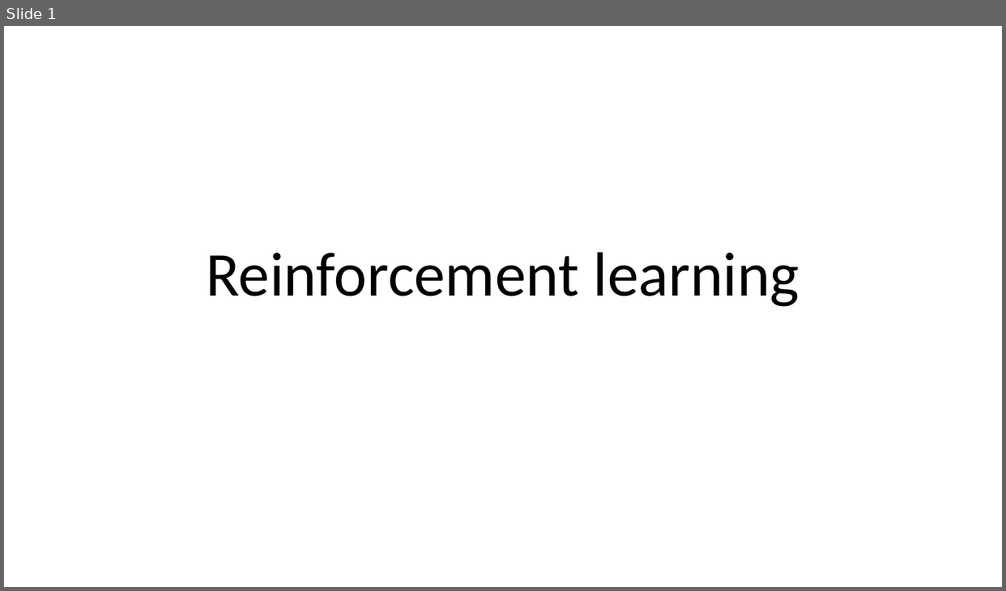
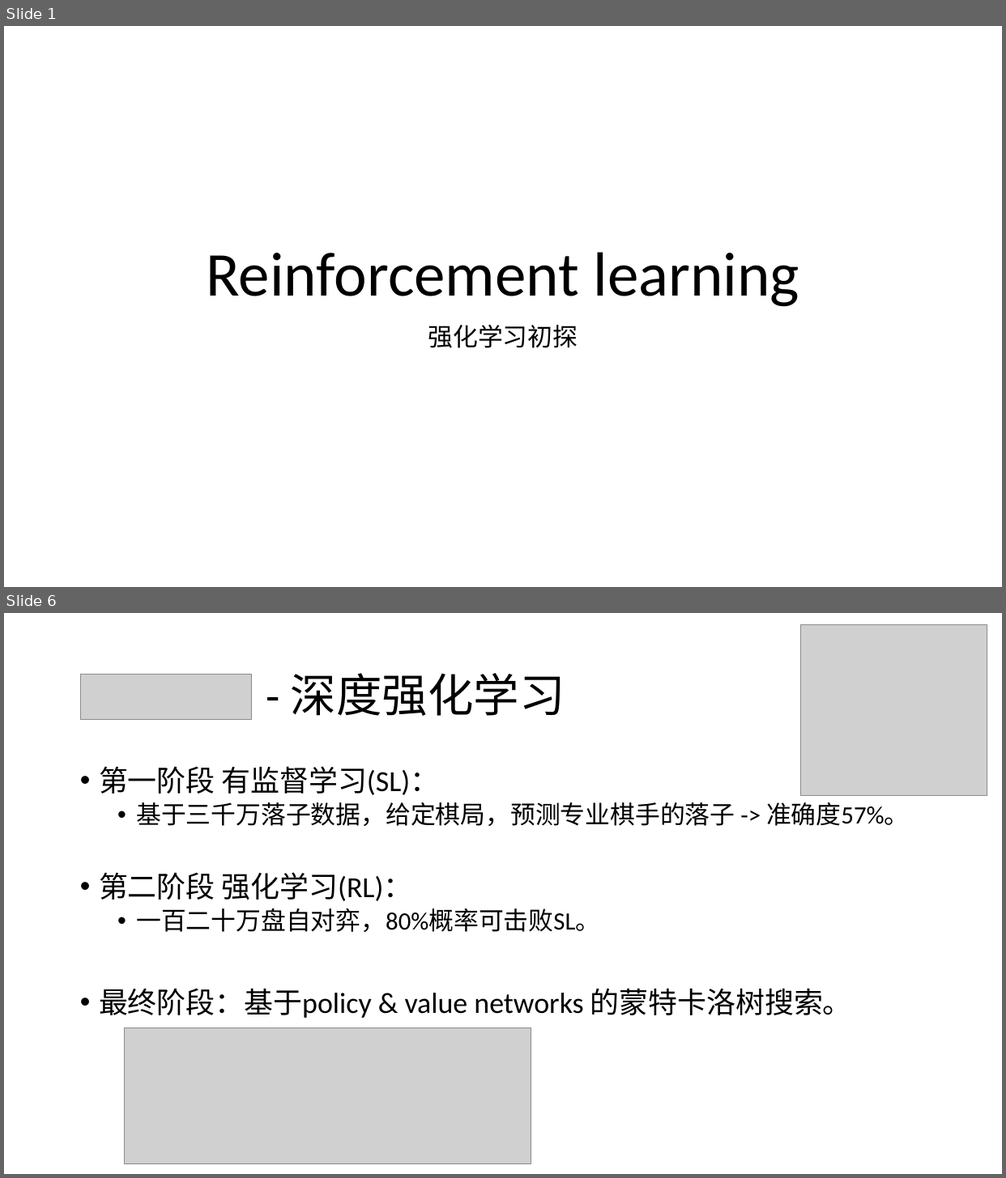
Before and after one commit to foamliu/Learning-DL, a slide deck: rl/RL.pptx. Shown one above the other, each under a label of ours: slide 1 before the commit, slides 1 and 6 after it; the slides between them are not shown. The pictures are 1006x591 and 1006x1178 pixels, drawn with LibreOffice and Linux fonts; fonts in the diff are those of the drawing; grey boxes stand for pictures. Boxes give left, top, right and bottom in pixels: in the first picture for what was removed or moved away, otherwise in the second. Text is boxed around its words. In the diff, an @@ line names an element or a change of style, - is before the commit and + after.

```diff
--- a/rl/RL.pptx
+++ b/rl/RL.pptx
@@ slide 6 added at box(4, 613, 1002, 1174), background #FFFFFF @@
@@ picture added at box(800, 625, 987, 796) @@
@@ picture added at box(80, 675, 252, 719) @@
@@ title added at box(291, 673, 565, 716), 44 pt, text #000000 @@
+- 深度强化学习
@@ text added at box(99, 766, 909, 1018), 28 pt, text #000000 @@
+• 第一阶段 有监督学习(SL)：
+  • 基于三千万落子数据，给定棋局，预测专业棋手的落子 -> 准确度57%。
+• 第二阶段 强化学习(RL)：
+  • 一百二十万盘自对弈，80%概率可击败SL。
+• 最终阶段：基于policy & value networks 的蒙特卡洛树搜索。
@@ picture added at box(124, 1028, 530, 1164) @@
@@ slide 1 changed as well @@
@@ subtitle added at box(428, 325, 578, 348), 24 pt, text #000000 @@
+强化学习初探
```
Also in this commit, not shown: 15 other slides added, 1 other file.
